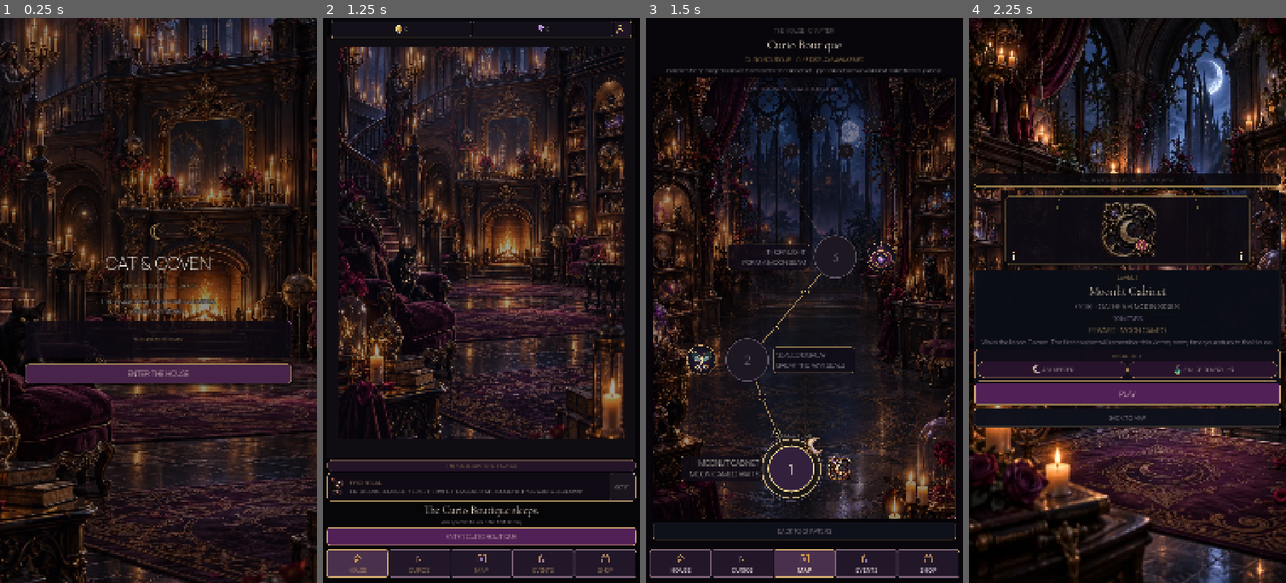
Above: before the commit, frames 1-4 (left to right).
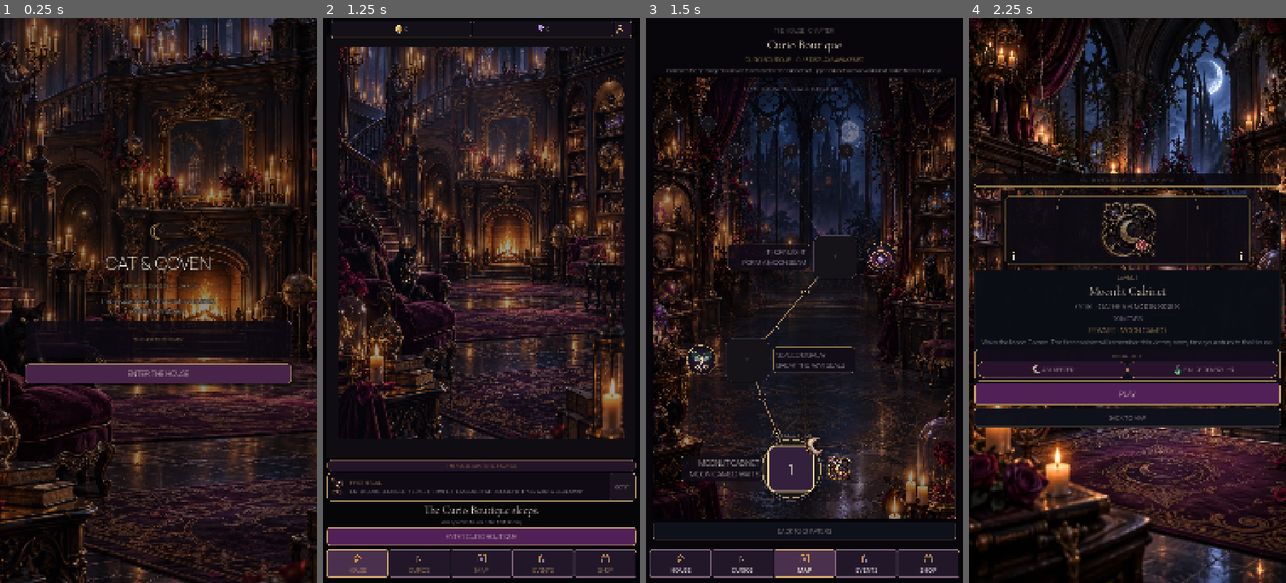
Above: after the commit, the same moments.

Repository: Jay-prodesign/akilta-match3
Game: Godot game, scene res://src/app/app_bootstrap.tscn
The game is run twice, just before and just after one commit, with the same random seed, the same clock (stepped at 60 frames per second) and the same inputs.
Inputs:
- Up to frame 1 (0.25 s): no input
- Up to frame 2 (1.25 s): click "ENTER THE HOUSE" at 0.5 s
- Up to frame 3 (1.5 s): click "ENTER CURIO BOUTIQUE" at 1.25 s
- Up to frame 4 (2.25 s): click "1" at 2 s

Frames 1-2 are identical in both runs. In frame 3, 0.7% of the frame differs, in the area x 24-67%, y 38-85%; in frame 4, nothing differs.

Commit message:
Author Chapter Route level frontier and relic slots

Diff:
--- a/src/ui/map/chapter_map.tscn
+++ b/src/ui/map/chapter_map.tscn
@@ -24,6 +24,20 @@
 corner_radius_bottom_right = 16
 corner_radius_bottom_left = 16
 
+[sub_resource type="StyleBoxFlat" id="RouteLabelPlate"]
+bg_color = Color(0.063, 0.043, 0.086, 0.82)
+border_width_left = 1
+border_width_top = 1
+border_width_right = 1
+border_width_bottom = 1
+border_color = Color(0.847, 0.71, 0.416, 0.3)
+corner_radius_top_left = 10
+corner_radius_top_right = 10
+corner_radius_bottom_right = 10
+corner_radius_bottom_left = 10
+content_margin_left = 12.0
+content_margin_right = 12.0
+
 [node name="ChapterMap" type="Control"]
 layout_mode = 3
 anchors_preset = 15
@@ -105,6 +119,238 @@
 mouse_filter = 0
 script = ExtResource("2_route")
 
+[node name="FutureCabinetsCaption" type="Label" parent="Layout/RoutePanel/Scroll/RouteView"]
+layout_mode = 0
+offset_left = 112.8
+offset_top = 24.0
+offset_right = 827.2
+offset_bottom = 68.0
+theme_override_colors/font_color = Color(0.843, 0.725, 0.847, 1)
+theme_override_colors/font_outline_color = Color(0.035, 0.027, 0.067, 0.92)
+theme_override_constants/outline_size = 3
+theme_override_font_sizes/font_size = 19
+text = "UPPER CABINETS · SEALED FOR LATER"
+horizontal_alignment = 1
+
+[node name="FrontierFocus" type="TextureRect" parent="Layout/RoutePanel/Scroll/RouteView"]
+visible = false
+layout_mode = 0
+offset_right = 72.0
+offset_bottom = 72.0
+mouse_filter = 2
+expand_mode = 1
+stretch_mode = 5
+modulate = Color(1, 0.94, 0.78, 1)
+
+[node name="FrontierFocusLabel" type="Label" parent="Layout/RoutePanel/Scroll/RouteView"]
+visible = false
+layout_mode = 0
+offset_right = 190.0
+offset_bottom = 38.0
+mouse_filter = 2
+theme_override_colors/font_color = Color(1, 0.941, 0.722, 1)
+theme_override_colors/font_outline_color = Color(0.031, 0.027, 0.063, 0.96)
+theme_override_constants/outline_size = 4
+theme_override_font_sizes/font_size = 18
+text = "CURRENT RITUAL"
+horizontal_alignment = 1
+vertical_alignment = 1
+
+[node name="Level1" type="Button" parent="Layout/RoutePanel/Scroll/RouteView"]
+layout_mode = 0
+offset_left = 390.0
+offset_top = 1250.0
+offset_right = 550.0
+offset_bottom = 1410.0
+focus_mode = 1
+text = "1"
+
+[node name="Label1" type="Label" parent="Layout/RoutePanel/Scroll/RouteView"]
+layout_mode = 0
+offset_left = 94.0
+offset_top = 1286.0
+offset_right = 374.0
+offset_bottom = 1374.0
+theme_override_colors/font_color = Color(0.945, 0.91, 0.866, 1)
+theme_override_colors/font_outline_color = Color(0.027, 0.024, 0.043, 0.94)
+theme_override_constants/outline_size = 3
+theme_override_font_sizes/font_size = 25
+theme_override_styles/normal = SubResource("RouteLabelPlate")
+horizontal_alignment = 2
+vertical_alignment = 1
+autowrap_mode = 2
+
+[node name="RelicArt1" type="TextureRect" parent="Layout/RoutePanel/Scroll/RouteView"]
+layout_mode = 0
+offset_left = 578.0
+offset_top = 1276.0
+offset_right = 686.0
+offset_bottom = 1384.0
+mouse_filter = 2
+expand_mode = 1
+stretch_mode = 5
+modulate = Color(1, 1, 1, 0.94)
+
+[node name="Level2" type="Button" parent="Layout/RoutePanel/Scroll/RouteView"]
+layout_mode = 0
+offset_left = 245.6
+offset_top = 886.0
+offset_right = 393.6
+offset_bottom = 1034.0
+focus_mode = 1
+text = "2"
+
+[node name="Label2" type="Label" parent="Layout/RoutePanel/Scroll/RouteView"]
+layout_mode = 0
+offset_left = 408.4
+offset_top = 916.0
+offset_right = 688.4
+offset_bottom = 1004.0
+theme_override_colors/font_color = Color(0.878, 0.824, 0.886, 1)
+theme_override_colors/font_outline_color = Color(0.027, 0.024, 0.043, 0.94)
+theme_override_constants/outline_size = 3
+theme_override_font_sizes/font_size = 23
+theme_override_styles/normal = SubResource("RouteLabelPlate")
+vertical_alignment = 1
+autowrap_mode = 2
+
+[node name="RelicArt2" type="TextureRect" parent="Layout/RoutePanel/Scroll/RouteView"]
+layout_mode = 0
+offset_left = 109.6
+offset_top = 906.0
+offset_right = 217.6
+offset_bottom = 1014.0
+mouse_filter = 2
+expand_mode = 1
+stretch_mode = 5
+modulate = Color(1, 1, 1, 0.94)
+
+[node name="Level3" type="Button" parent="Layout/RoutePanel/Scroll/RouteView"]
+layout_mode = 0
+offset_left = 546.4
+offset_top = 536.0
+offset_right = 694.4
+offset_bottom = 684.0
+focus_mode = 1
+text = "3"
+
+[node name="Label3" type="Label" parent="Layout/RoutePanel/Scroll/RouteView"]
+layout_mode = 0
+offset_left = 251.6
+offset_top = 566.0
+offset_right = 531.6
+offset_bottom = 654.0
+theme_override_colors/font_color = Color(0.878, 0.824, 0.886, 1)
+theme_override_colors/font_outline_color = Color(0.027, 0.024, 0.043, 0.94)
+theme_override_constants/outline_size = 3
+theme_override_font_sizes/font_size = 23
+theme_override_styles/normal = SubResource("RouteLabelPlate")
+horizontal_alignment = 2
+vertical_alignment = 1
+autowrap_mode = 2
+
+[node name="RelicArt3" type="TextureRect" parent="Layout/RoutePanel/Scroll/RouteView"]
+layout_mode = 0
+offset_left = 722.4
+offset_top = 556.0
+offset_right = 830.4
+offset_bottom = 664.0
+mouse_filter = 2
+expand_mode = 1
+stretch_mode = 5
+modulate = Color(1, 1, 1, 0.94)
+
+[node name="Level4" type="Button" parent="Layout/RoutePanel/Scroll/RouteView"]
+layout_mode = 0
+offset_left = 162.0
+offset_top = 132.0
+offset_right = 214.0
+offset_bottom = 184.0
+focus_mode = 1
+text = "4"
+
+[node name="Label4" type="Label" parent="Layout/RoutePanel/Scroll/RouteView"]
+visible = false
+layout_mode = 0
+
+[node name="Level5" type="Button" parent="Layout/RoutePanel/Scroll/RouteView"]
+layout_mode = 0
+offset_left = 350.0
+offset_top = 132.0
+offset_right = 402.0
+offset_bottom = 184.0
+focus_mode = 1
+text = "5"
+
+[node name="Label5" type="Label" parent="Layout/RoutePanel/Scroll/RouteView"]
+visible = false
+layout_mode = 0
+
+[node name="Level6" type="Button" parent="Layout/RoutePanel/Scroll/RouteView"]
+layout_mode = 0
+offset_left = 538.0
+offset_top = 132.0
+offset_right = 590.0
+offset_bottom = 184.0
+focus_mode = 1
+text = "6"
+
+[node name="Label6" type="Label" parent="Layout/RoutePanel/Scroll/RouteView"]
+visible = false
+layout_mode = 0
+
+[node name="Level7" type="Button" parent="Layout/RoutePanel/Scroll/RouteView"]
+layout_mode = 0
+offset_left = 726.0
+offset_top = 132.0
+offset_right = 778.0
+offset_bottom = 184.0
+focus_mode = 1
+text = "7"
+
+[node name="Label7" type="Label" parent="Layout/RoutePanel/Scroll/RouteView"]
+visible = false
+layout_mode = 0
+
+[node name="Level8" type="Button" parent="Layout/RoutePanel/Scroll/RouteView"]
+layout_mode = 0
+offset_left = 256.0
+offset_top = 224.0
+offset_right = 308.0
+offset_bottom = 276.0
+focus_mode = 1
+text = "8"
+
+[node name="Label8" type="Label" parent="Layout/RoutePanel/Scroll/RouteView"]
+visible = false
+layout_mode = 0
+
+[node name="Level9" type="Button" parent="Layout/RoutePanel/Scroll/RouteView"]
+layout_mode = 0
+offset_left = 444.0
+offset_top = 224.0
+offset_right = 496.0
+offset_bottom = 276.0
+focus_mode = 1
+text = "9"
+
+[node name="Label9" type="Label" parent="Layout/RoutePanel/Scroll/RouteView"]
+visible = false
+layout_mode = 0
+
+[node name="Level10" type="Button" parent="Layout/RoutePanel/Scroll/RouteView"]
+layout_mode = 0
+offset_left = 632.0
+offset_top = 224.0
+offset_right = 684.0
+offset_bottom = 276.0
+focus_mode = 1
+text = "10"
+
+[node name="Label10" type="Label" parent="Layout/RoutePanel/Scroll/RouteView"]
+visible = false
+layout_mode = 0
+
 [node name="Back" type="Button" parent="Layout"]
 custom_minimum_size = Vector2(0, 60)
 layout_mode = 2
Not shown: 1 places in src/ui/map/chapter_map.tscn that only renumber resources
